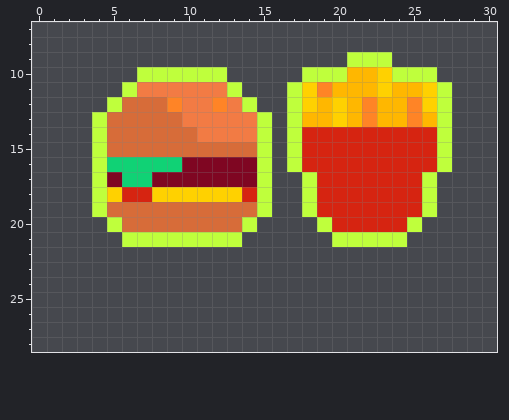
Edited in one commit: pixel-art sprite (ManagementMayhem/Assets/Resources/Val's_Lovely_Art/Pickups/Items/Food.png). The picture above was drawn from the file before the commit.
The file is 32x32 pixels. Shown: x 0..30, y 7..28.
After:
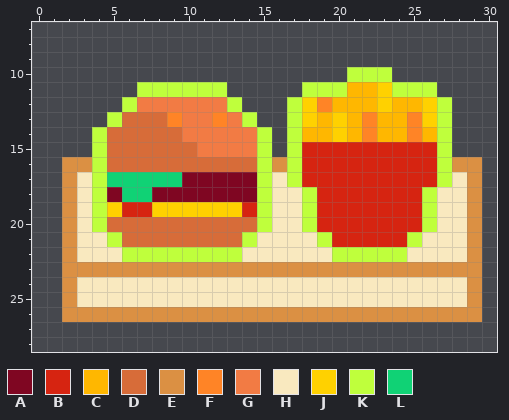
Palette (. is transparent): A #7f0622  B #d62411  C #ffb700  D #d76c39  E #db9043  F #ff8426  G #f27b44  H #f9e9bf  J #ffd100  K #bfff3c  L #10d275
What changed:
Changed rows in their new state; - is an unchanged pixel.
first column x 2:
 9 -------------------...------
10 -----......-----...KKK...---
11 ----.KKKKKK.---.KKK---KKK.--
12 ---.KGGG--GK.----FC-CJ-C----
13 --.K---F--F-K.--J-------J---
14 --------G-------CCJCFCCFC---
15 ---------GGGG---------------
16 EE-DDDDDDDDDD-E-----------EE
17 EH-L--LL------HKB-------BKHE
18 EH-ALLAAAAAAA-HH---------HHE
19 EH-JBBJJJJJJB-HH---------HHE
20 EHKD--------DKHHKB-----BKHHE
21 EHHKDDDDDDDDKHHHHKBBBBBKHHHE
22 EHHHKKKKKKKKHHHHHHKKKKKHHHHE
23 EEEEEEEEEEEEEEEEEEEEEEEEEEEE
24 EHHHHHHHHHHHHHHHHHHHHHHHHHHE
25 EHHHHHHHHHHHHHHHHHHHHHHHHHHE
26 EEEEEEEEEEEEEEEEEEEEEEEEEEEE
